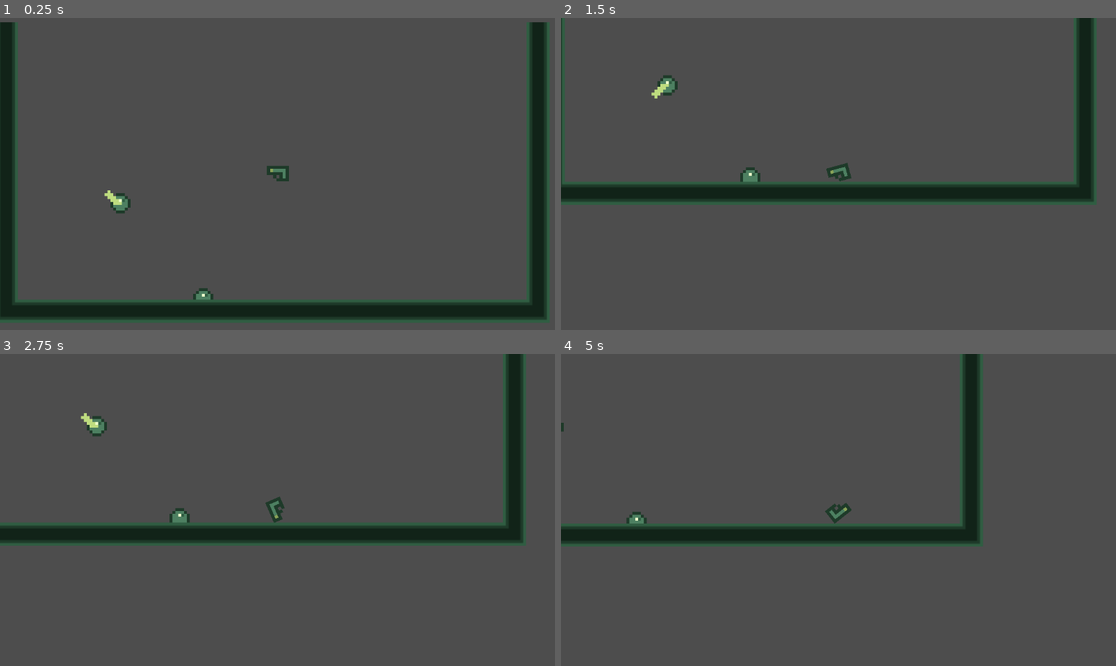
Above: before the commit, frames 1-4 (two rows, left to right).
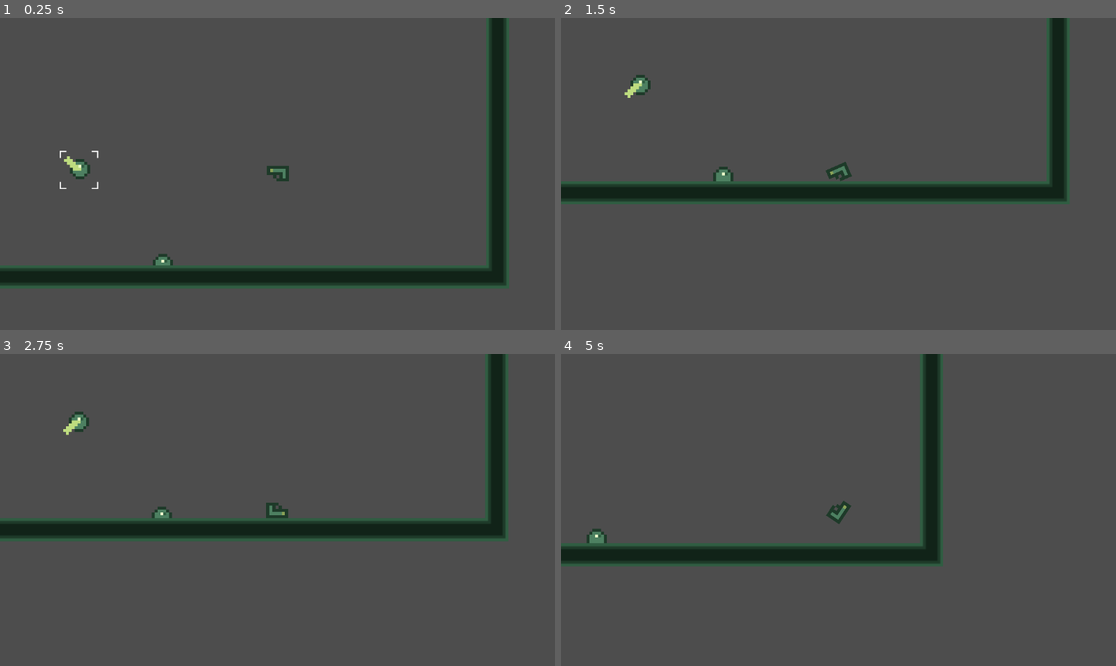
Above: after the commit, the same moments.

Repository: 20akshay00/GMTK2023
Game: Godot game, scene res://level.tscn
The game is run twice, just before and just after one commit, with the same random seed, the same clock (stepped at 60 frames per second) and the same inputs.
Inputs:
- Up to frame 1 (0.25 s): no input
- Up to frame 2 (1.5 s): hold A (rotate_ccw) 0.53-1.28 s; tap W (hop) at 0.77 s; tap D (rotate_cw) at 0.8, 1.35 s
- Up to frame 3 (2.75 s): tap W (hop) at 1.52 s; tap A (rotate_ccw) at 1.55 s; hold A (rotate_ccw) from 2.03 s (still down); tap D (rotate_cw) at 2.3 s
- Up to frame 4 (5 s): release A (rotate_ccw) at 2.78 s; tap D (rotate_cw) at 2.85 s; tap W (hop) at 3.02, 3.77, 4.52 s; tap A (rotate_ccw) at 3.05, 4.35 s; hold D (rotate_cw) 3.53-4.28 s; tap S (shoot) at 3.6 s

The runs differ from the first frame. In frame 1, 24% of the frame differs, in the area x 0-99%, y 0-98%; in frame 2, 6.0%; in frame 3, 9.4%; in frame 4, 14%.

Commit message:
fix slowdown timeout

Diff:
--- a/gun.gd
+++ b/gun.gd
@@ -4,13 +4,13 @@
 @export var rotation_strength_low : float = 100.
 @export var rotation_strength_high : float = 300.
 @export var hop_strength : float = 300.
-@export var max_angular_velocity : float = 15.
+@export var max_angular_velocity : float = 10.
 
 @onready var bullet = $Bullet
 @onready var smtimer = $SlowMoTimer
 @onready var cooldowntimer = $SlowMoCooldown
 
-var can_slowmo = false
+var can_slowmo = true
 var can_shoot = true
 var is_touching = false
 var rotation_strength = rotation_strength_high
@@ -36,11 +36,12 @@
 	elif Input.is_action_just_pressed("hop"):
 		apply_central_impulse(Vector2.UP * hop_strength)
 
-	if (Input.is_action_just_pressed("rotate_ccw") or Input.is_action_just_pressed("rotate_cw")) and not is_touching:
+	if (Input.is_action_just_pressed("rotate_ccw") or Input.is_action_just_pressed("rotate_cw")) and not is_touching and can_slowmo:
 		Engine.time_scale = 0.2
 		rotation_strength = rotation_strength_low
 		$Camera2D/UI.slowmo_effect(0.15, 0.5)
-		smtimer.start()
+		if smtimer.time_left == 0:
+			smtimer.start()
 	elif Input.is_action_just_released("rotate_ccw") or Input.is_action_just_released("rotate_cw"):
 		Engine.time_scale = 1.0
 		rotation_strength = rotation_strength_high
@@ -48,7 +49,14 @@
 
 func _on_slow_mo_timer_timeout() -> void:
 	Engine.time_scale = 1.0
+	rotation_strength = rotation_strength_high
+	$Camera2D/UI.slowmo_effect(0.3, 1.)
+
+	cooldowntimer.start()
 	can_slowmo = false
+
+func _on_slow_mo_cooldown_timeout() -> void:
+	can_slowmo = true
 
 func _on_body_entered(body: Node) -> void:
 	is_touching = true
--- a/gun.tscn
+++ b/gun.tscn
@@ -21,10 +21,11 @@
 scale = Vector2(1.04424, 1)
 
 [node name="SlowMoTimer" type="Timer" parent="."]
-wait_time = 3.0
 one_shot = true
 
 [node name="SlowMoCooldown" type="Timer" parent="."]
+wait_time = 0.3
+one_shot = true
 
 [node name="CollisionPolygon2D" type="CollisionPolygon2D" parent="."]
 position = Vector2(1, 0)
--- a/level.tscn
+++ b/level.tscn
@@ -218,10 +218,7 @@
 [node name="Node2D" type="Node2D"]
 script = ExtResource("1_sv2tl")
 
-[node name="CanvasLayer" type="CanvasLayer" parent="."]
-
-[node name="ColorRect" type="ColorRect" parent="CanvasLayer"]
-visible = false
+[node name="ColorRect" type="ColorRect" parent="."]
 anchors_preset = 15
 anchor_right = 1.0
 anchor_bottom = 1.0
@@ -230,7 +227,7 @@
 color = Color(0.109804, 0.231373, 0.184314, 1)
 
 [node name="Gun" parent="." instance=ExtResource("1_sgjly")]
-position = Vector2(491, 287)
+position = Vector2(575, 358)
 metadata/_edit_group_ = true
 
 [node name="Camera2D" type="Camera2D" parent="Gun"]
Not shown, added: Sounds/hit.wav.import
Not shown, added: Sounds/idle_theme.wav.import
Not shown, added: Sounds/menu_theme.wav.import
Not shown, added: Sounds/shoot.wav.import
Not shown, added: Sounds/swoosh.wav.import
Not shown, added: Sounds/hit.wav
Not shown, added: Sounds/idle_theme.wav
Not shown, added: Sounds/menu_theme.wav
Not shown, added: Sounds/shoot.wav
Not shown, added: Sounds/swoosh.wav
